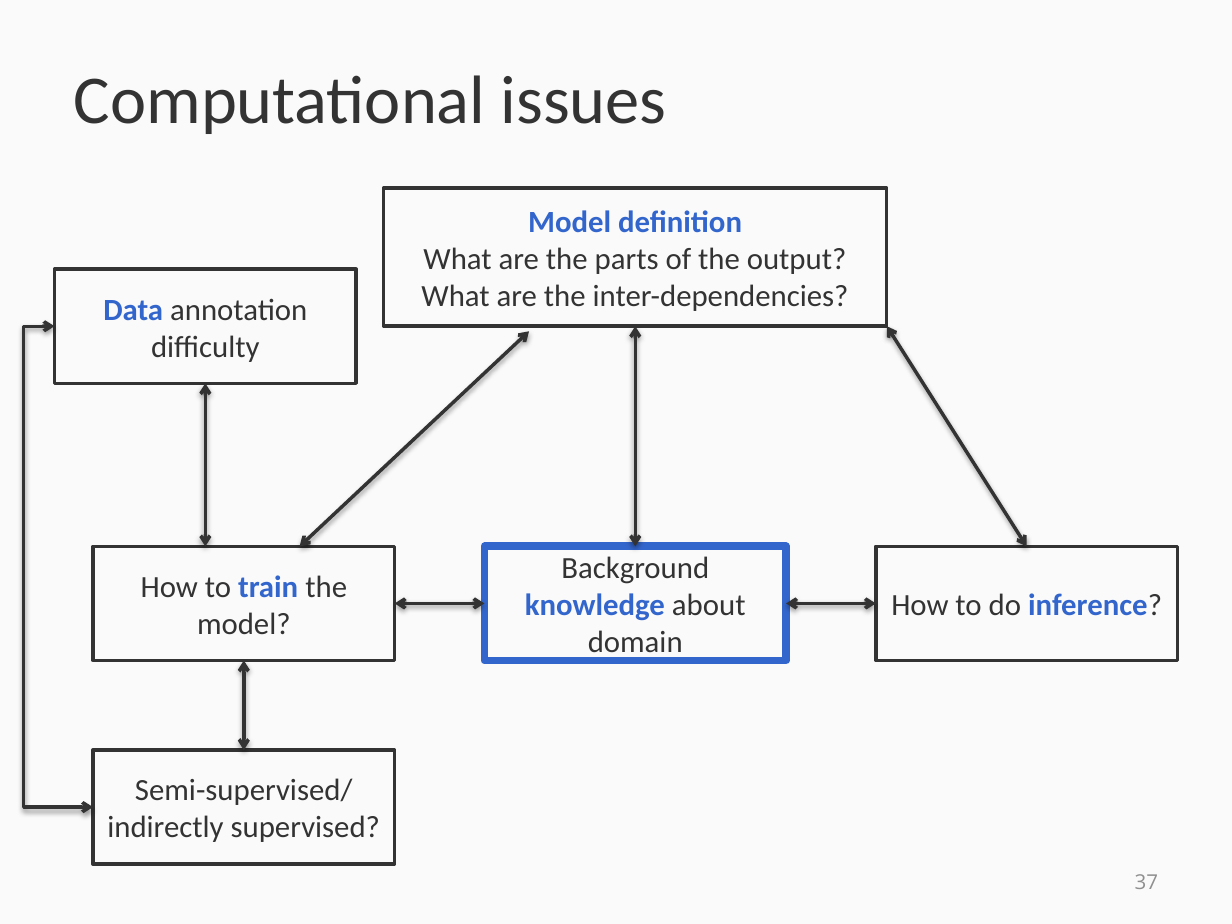
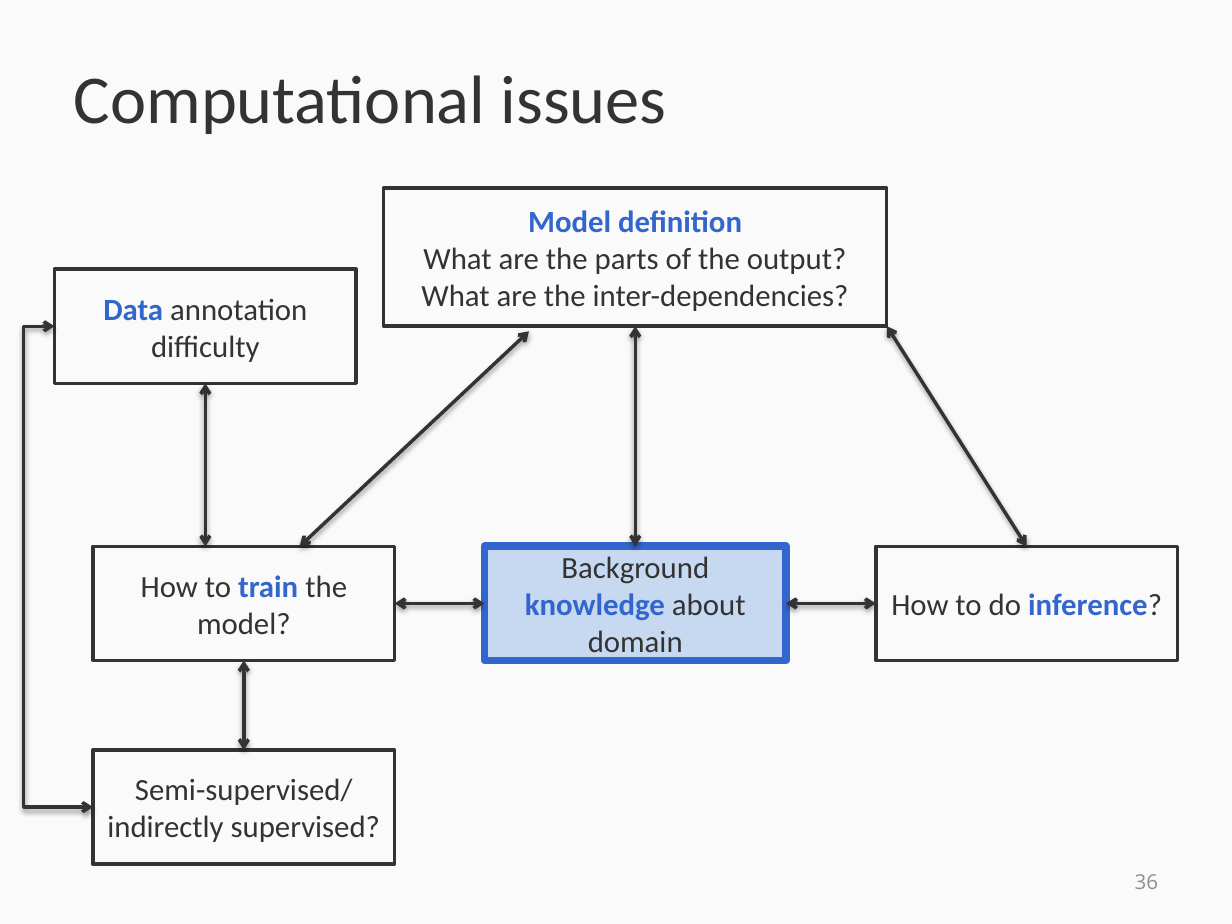
Before and after one commit to svivek/structured-prediction, a slide deck: slide 36 of slides/final/final.pptx (slide 37 before the commit). Drawn at 1232x924 pixels with LibreOffice and Linux fonts; fonts in the diff are those of the drawing. Boxes give left, top, right and bottom in pixels: in the first picture for what was removed or moved away, otherwise in the second. Text is boxed around its words. In the diff, an @@ line names an element or a change of style, - is before the commit and + after.

```diff
--- a/slides/final/final.pptx
+++ b/slides/final/final.pptx
@@ rectangle "Background knowledge about domain" at [484,547,786,662]: fill #FAFAFA to #C6D9F1 @@
@@ page number at [1135,874,1158,889]: text changed @@
-37
+36
```
Also in this commit, not shown: 10 other slides changed, 1 slide added, 2 slides removed, 1 other file.
